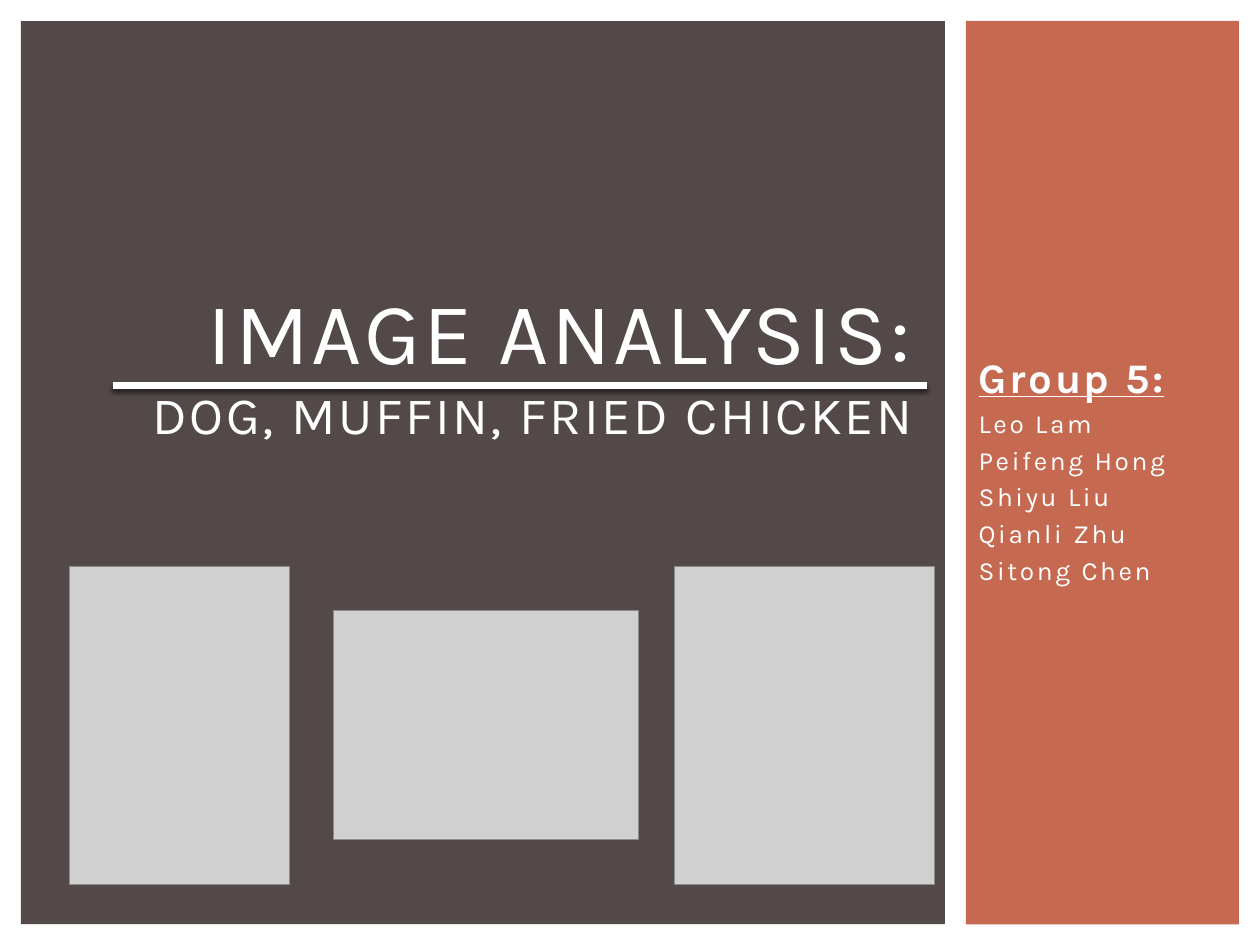
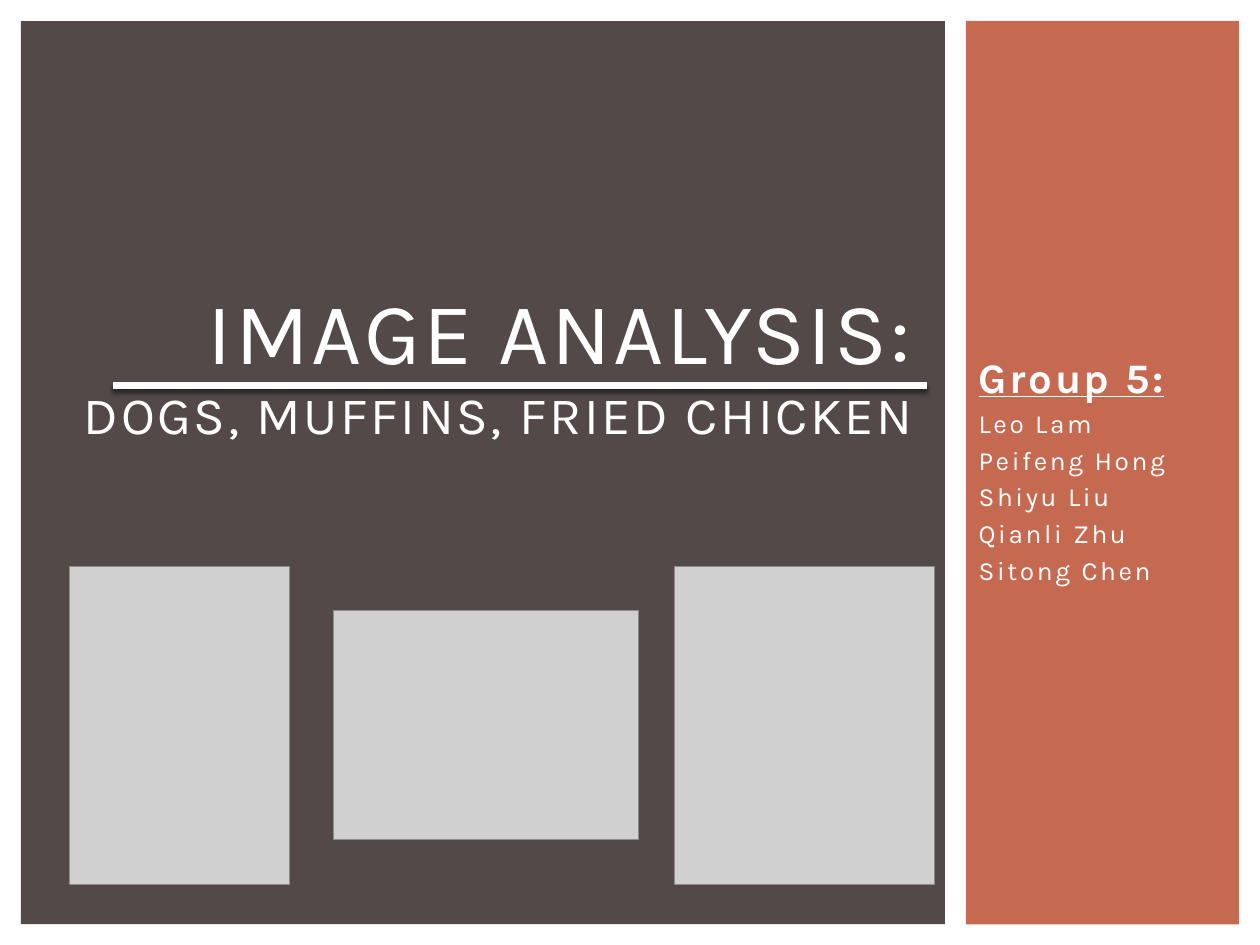
Before and after one commit to TZstatsADS/Spring2018-Project3-Group5, a slide deck: slide 1 of doc/Presentation.pptx. Drawn at 1260x945 pixels with LibreOffice and Linux fonts; fonts in the diff are those of the drawing; grey boxes stand for pictures. Boxes give left, top, right and bottom in pixels: in the first picture for what was removed or moved away, otherwise in the second. Text is boxed around its words. In the diff, an @@ line names an element or a change of style, - is before the commit and + after.

Commit message:
ppt

```diff
--- a/doc/Presentation.pptx
+++ b/doc/Presentation.pptx
@@ title at (x1=84, y1=308, x2=913, y2=440): text changed @@
-IMAGE ANALYSIS:
-DOG, MUFFIN, FRIED CHICKEN
+IMAGE ANALYSIS:
+DOGS, MUFFINS, FRIED CHICKEN
```
Also in this commit, not shown: 2 other slides changed, 1 slide added.
